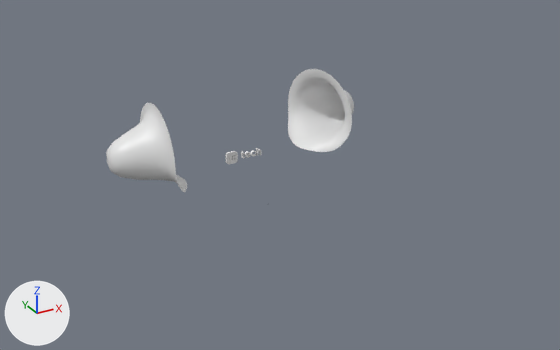
Renders of the Blender file Ar/Assets/Models/SiteScan.blend from each side of a commit.
The view is the same before and after, from a 50 mm lens placed at (-157.0, -322.0, 150.0), pointed at (3.0, -32.0, 5.0). The axes (+X, +Y, +Z) are drawn at lower left. The lights are the same throughout. The first picture is the older version.

The first picture shows 'Portal Blue', 'Portal Red' and 1 more.
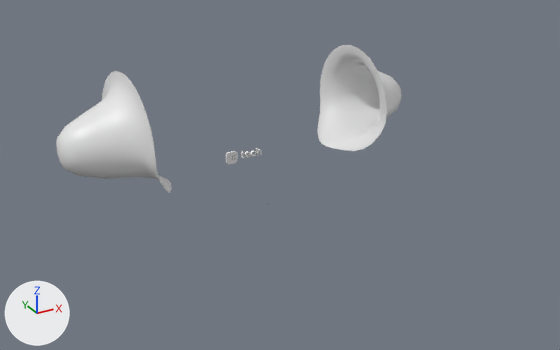
Where the change shows, as pixel boxes [x1, y1, x2, y2] in the pictures (560 x 350 px):
'Portal Blue', moved, turned, rescaled: before [288, 69, 354, 152]; after [317, 45, 402, 151]
'Portal Red', moved, turned, rescaled: before [106, 103, 187, 193]; after [56, 71, 171, 193]

The change, as a diff of the scene's bpy script:
```diff
--- a/Ar/Assets/Models/SiteScan.blend.py
+++ b/Ar/Assets/Models/SiteScan.blend.py
@@ ob_portal_blue @@
 ob_portal_blue = bpy.data.objects.new('Portal Blue', me_bell_resahpe)
-ob_portal_blue.location = (47.1, 6.7, 16.5)
-ob_portal_blue.rotation_euler = (-0.271, 1.571, 0.0)  # degrees (-16, 90, 0)
-ob_portal_blue.scale = (-22.9, -22.9, -22.9)
+ob_portal_blue.location = (63.9, 1.6, 21.4)
+ob_portal_blue.rotation_euler = (-1.666, 1.485, -1.621)  # degrees (-95, 85, -93)
+ob_portal_blue.scale = (-29.5, -29.5, -29.5)
@@ ob_portal_red @@
 ob_portal_red = bpy.data.objects.new('Portal Red', me_bell_resahpe)
-ob_portal_red.location = (-47.0, -5.2, 16.5)
-ob_portal_red.rotation_euler = (-3.141, 1.571, 0.0)  # degrees (-180, 90, 0)
-ob_portal_red.scale = (-22.9, -22.9, -22.9)
+ob_portal_red.location = (-60.1, -3.9, 24.4)
+ob_portal_red.rotation_euler = (1.456, 1.485, -1.621)  # degrees (83, 85, -93)
+ob_portal_red.scale = (-31.1, -31.1, -31.1)
```
